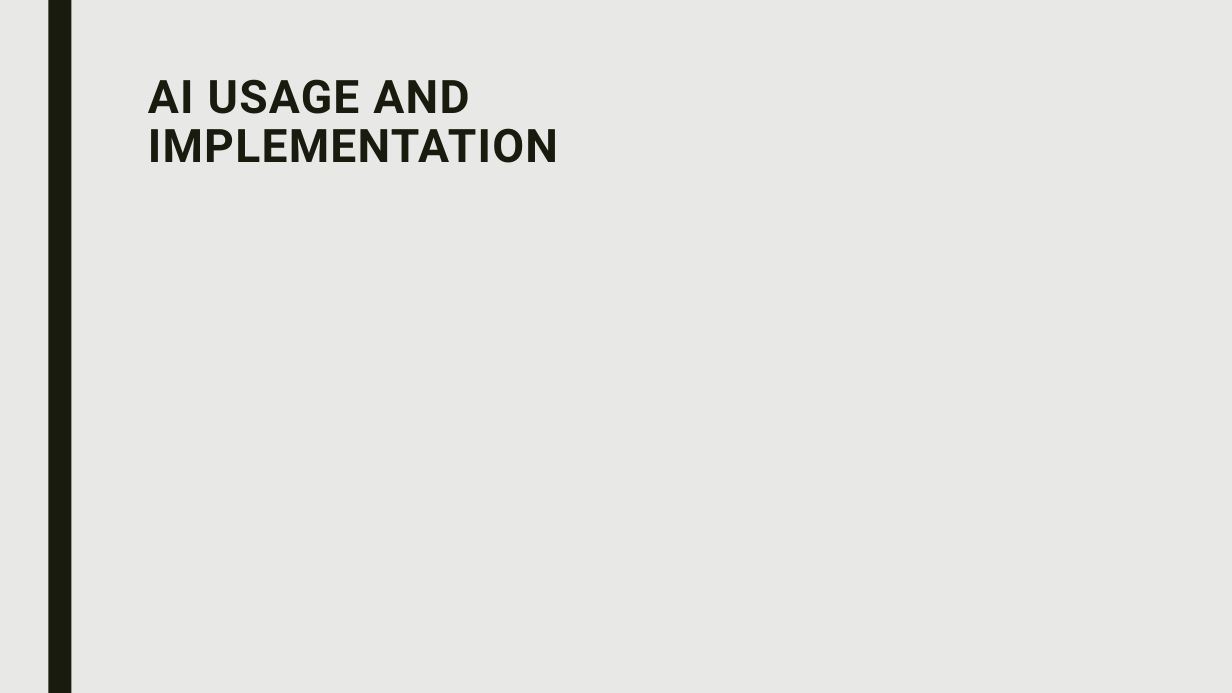
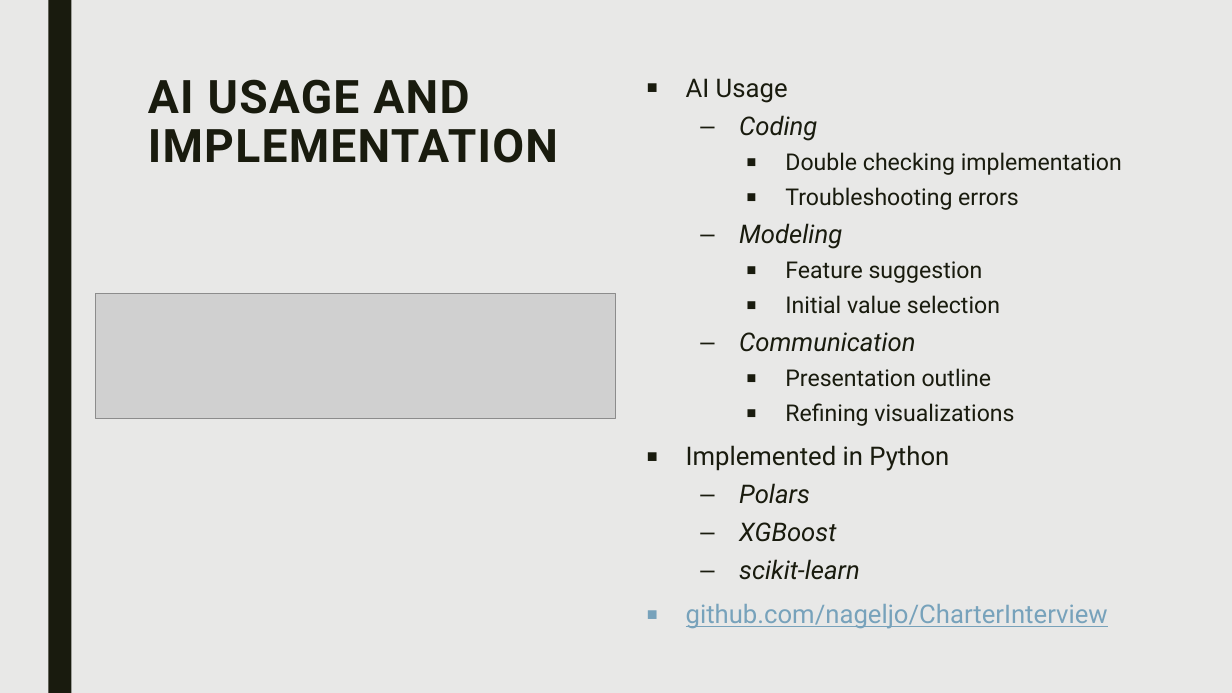
Before and after one commit to nageljo/CharterInterview, a slide deck: slide 4 of Presentation/presentation.pptx. Drawn at 1232x693 pixels with LibreOffice and Linux fonts; fonts in the diff are those of the drawing; grey boxes stand for pictures. Boxes give left, top, right and bottom in pixels: in the first picture for what was removed or moved away, otherwise in the second. Text is boxed around its words. In the diff, an @@ line names an element or a change of style, - is before the commit and + after.

```diff
--- a/Presentation/presentation.pptx
+++ b/Presentation/presentation.pptx
@@ text added at <box>686,78,1122,629</box>, 18 pt, text #191B0E @@
+■ AI Usage
+  – Coding
+    ■ Double checking implementation
+    ■ Troubleshooting errors
+  – Modeling
+    ■ Feature suggestion
+    ■ Initial value selection
+  – Communication
+    ■ Presentation outline
+    ■ Refining visualizations
+■ Implemented in Python
+  – Polars
+  – XGBoost
+  – scikit-learn
+■ github.com/nageljo/CharterInterview
@@ picture added at <box>95,294,616,419</box> @@
```
Also in this commit, not shown: 1 other slide changed, 2 slides added, 2 slides removed, 1 other file.
